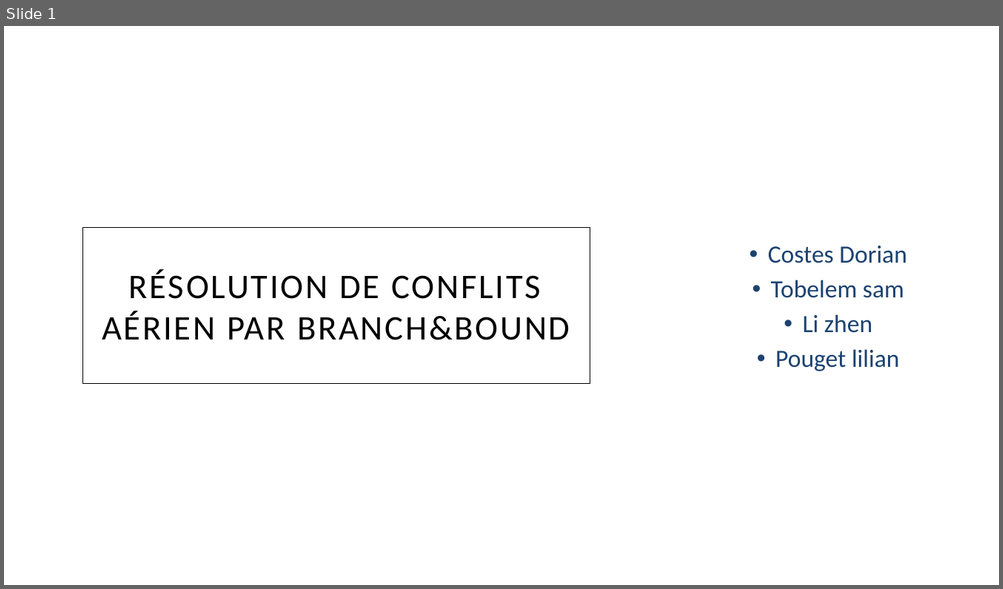
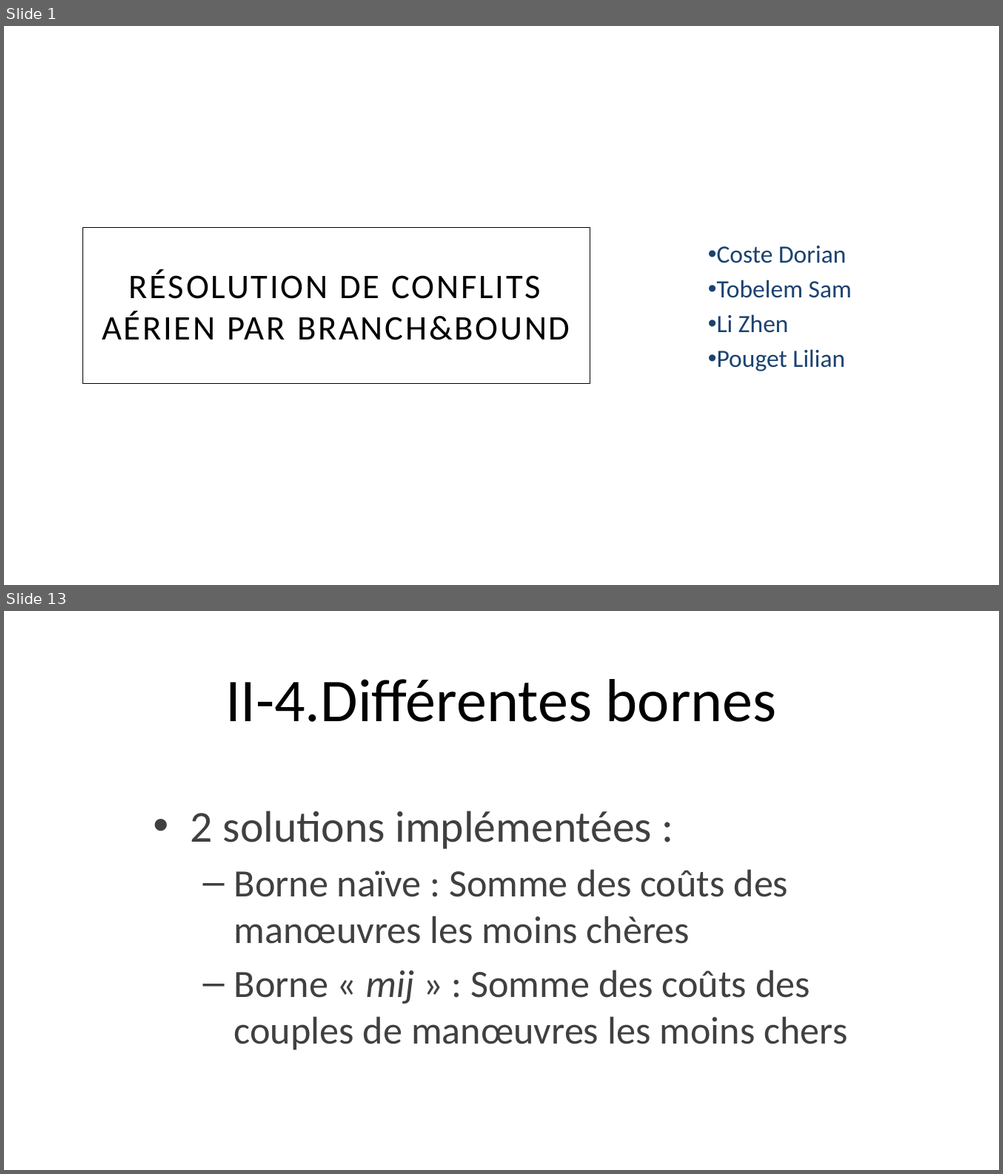
Before and after one commit to doriancoste/conflicts_resolution, a slide deck: template.pptx. Shown one above the other, each under a label of ours: slide 1 before the commit, slides 1 and 13 after it; the slides between them are not shown. The pictures are 1003x589 and 1003x1174 pixels, drawn with LibreOffice and Linux fonts; fonts in the diff are those of the drawing; background and template pictures are left out. Boxes give left, top, right and bottom in pixels: in the first picture for what was removed or moved away, otherwise in the second. Text is boxed around its words. In the diff, an @@ line names an element or a change of style, - is before the commit and + after.

```diff
--- a/template.pptx
+++ b/template.pptx
@@ slide 13 added at (x1=4, y1=611, x2=999, y2=1170), background picture (left out) @@
@@ title added at (x1=225, y1=679, x2=777, y2=722), 44 pt, text #000000 @@
+II-4.Différentes bornes
@@ text added at (x1=190, y1=811, x2=847, y2=1051), 28 pt, text #404040 @@
+• 2 solutions implémentées :
+  – Borne naïve : Somme des coûts des manœuvres les moins chères
+  – Borne « mij » : Somme des coûts des couples de manœuvres les moins chers
@@ slide 1 changed as well @@
@@ subtitle at (x1=717, y1=246, x2=851, y2=372): text changed @@
-• Costes Dorian
-• Tobelem sam
-• Li zhen
-• Pouget lilian
+• Coste Dorian
+• Tobelem Sam
+• Li Zhen
+• Pouget Lilian
```
Also in this commit, not shown: 2 other slides changed, 13 other slides added, 5 slides removed, 2 other files.
